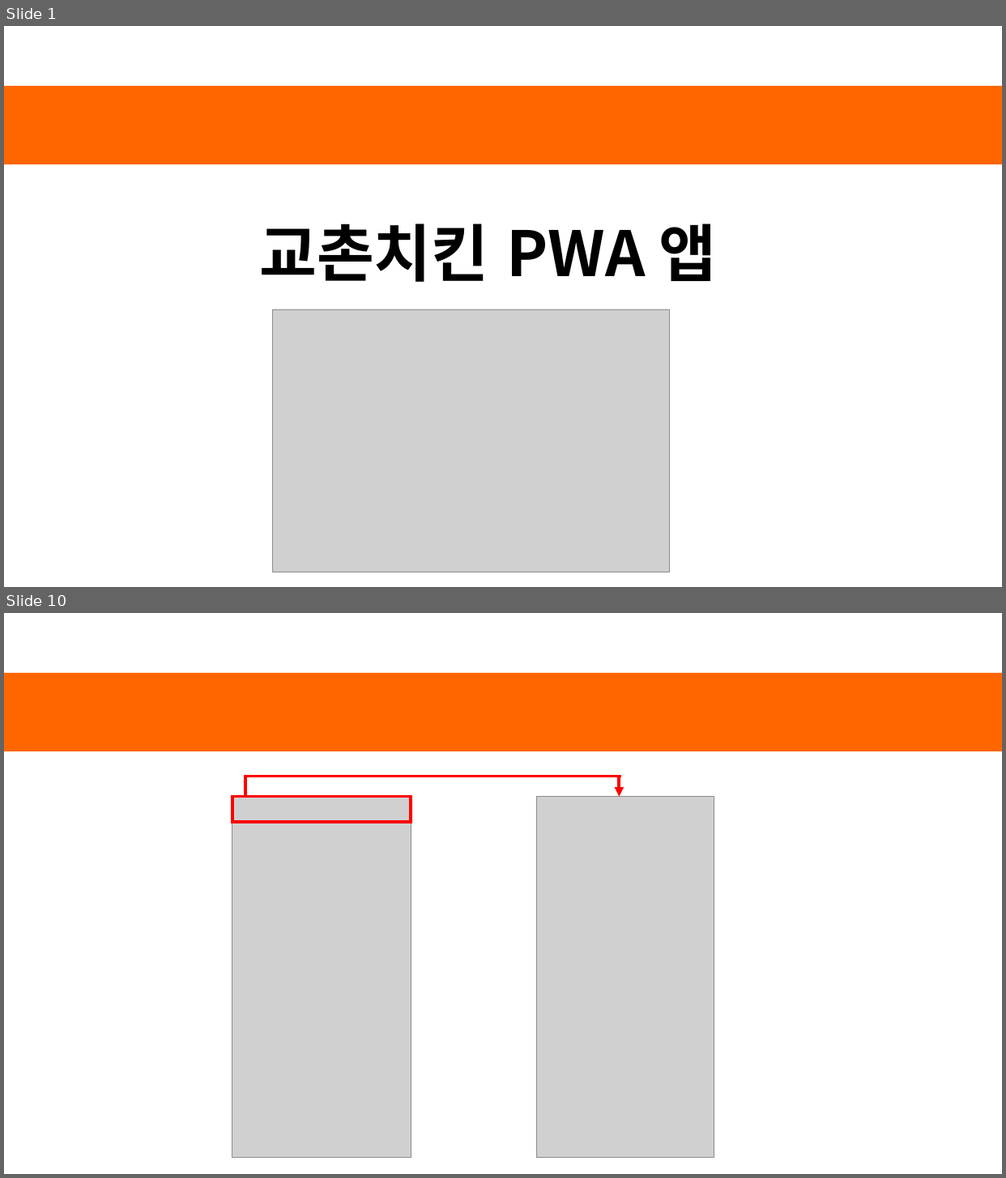
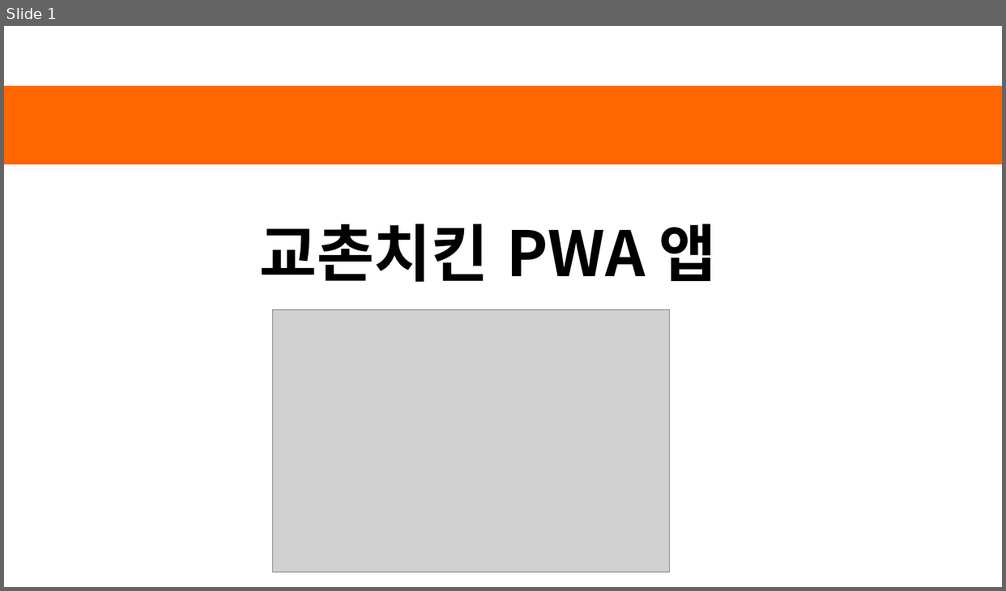
Before and after one commit to SWCheol/kyochon, a slide deck: kyochon.pptx. Shown one above the other, each under a label of ours: slides 1 and 10 before the commit, slide 1 after it; the slides between them are not shown. The pictures are 1006x1178 and 1006x591 pixels, drawn with LibreOffice and Linux fonts; fonts in the diff are those of the drawing; grey boxes stand for pictures. Boxes give left, top, right and bottom in pixels: in the first picture for what was removed or moved away, otherwise in the second. Text is boxed around its words. In the diff, an @@ line names an element or a change of style, - is before the commit and + after.

```diff
--- a/kyochon.pptx
+++ b/kyochon.pptx
@@ slide 10 removed at [4,613,1002,1174], background #FFFFFF; not listed: 1 template element that a slide beside it also shows @@
@@ line removed from (245, 776) to (621, 776) @@
@@ line removed from (246, 796) to (246, 776) @@
@@ arrow removed from (620, 776) to (620, 796) @@
@@ picture removed at [232,796,411,1158] @@
@@ rectangle removed at [232,796,411,822] @@
@@ picture removed at [537,796,714,1158] @@
```
Also in this commit, not shown: 6 slides changed, 5 slides added, 2 other slides removed, 2 other files.
